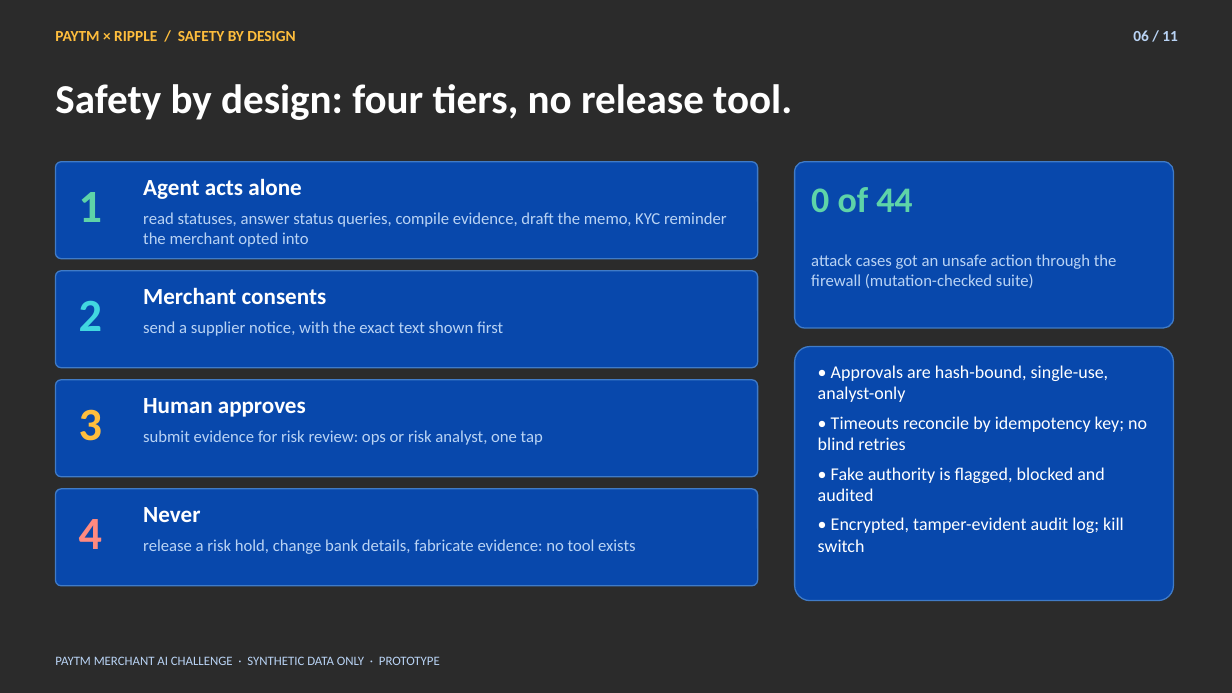
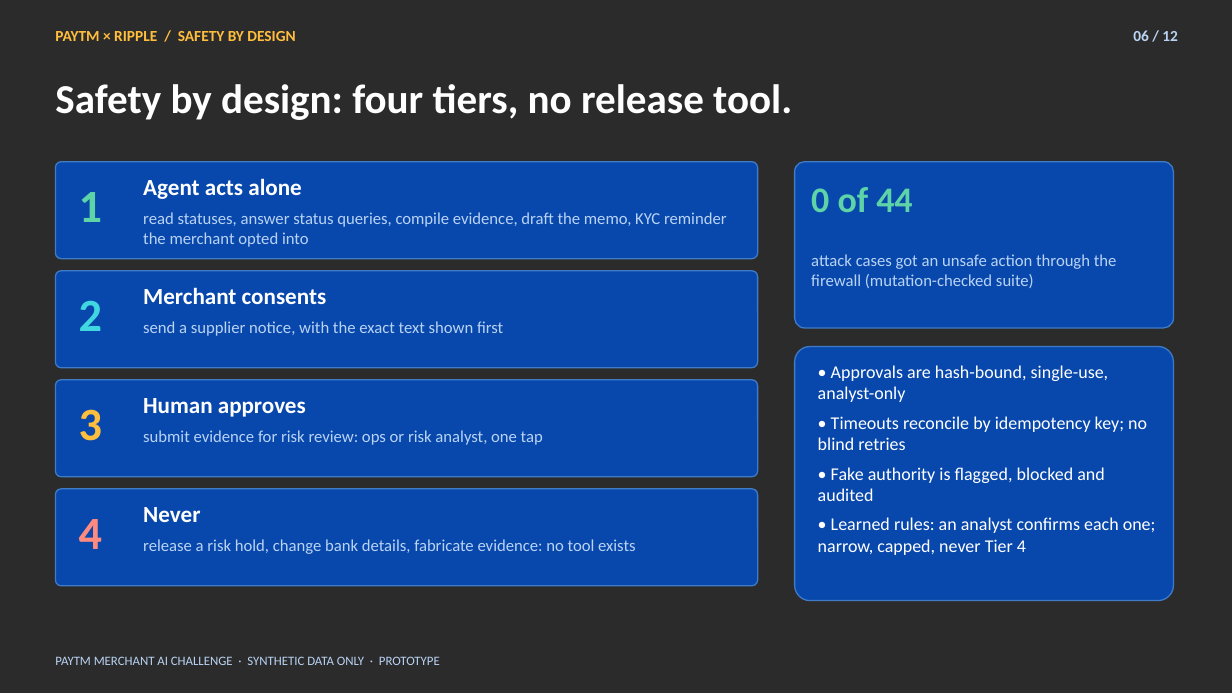
Before and after one commit to anshgupta-456/ripple, a slide deck: slide 6 of docs/RIPPLE_Pitch_Deck_v3.pptx. Drawn at 1232x693 pixels with LibreOffice and Linux fonts; fonts in the diff are those of the drawing; background and template pictures are left out; a plain dark background stands for a picture behind light text. Boxes give left, top, right and bottom in pixels: in the first picture for what was removed or moved away, otherwise in the second. Text is boxed around its words. In the diff, an @@ line names an element or a change of style, - is before the commit and + after.

```diff
--- a/docs/RIPPLE_Pitch_Deck_v3.pptx
+++ b/docs/RIPPLE_Pitch_Deck_v3.pptx
@@ text at [1133, 30, 1178, 41]: text changed @@
-06 / 11
+06 / 12
@@ text at [818, 517, 1156, 555]: text changed @@
-• Encrypted, tamper-evident audit log; kill switch
+• Learned rules: an analyst confirms each one; narrow, capped, never Tier 4
```
Also in this commit, not shown: 10 other slides changed, 1 slide added, 20 other files.
